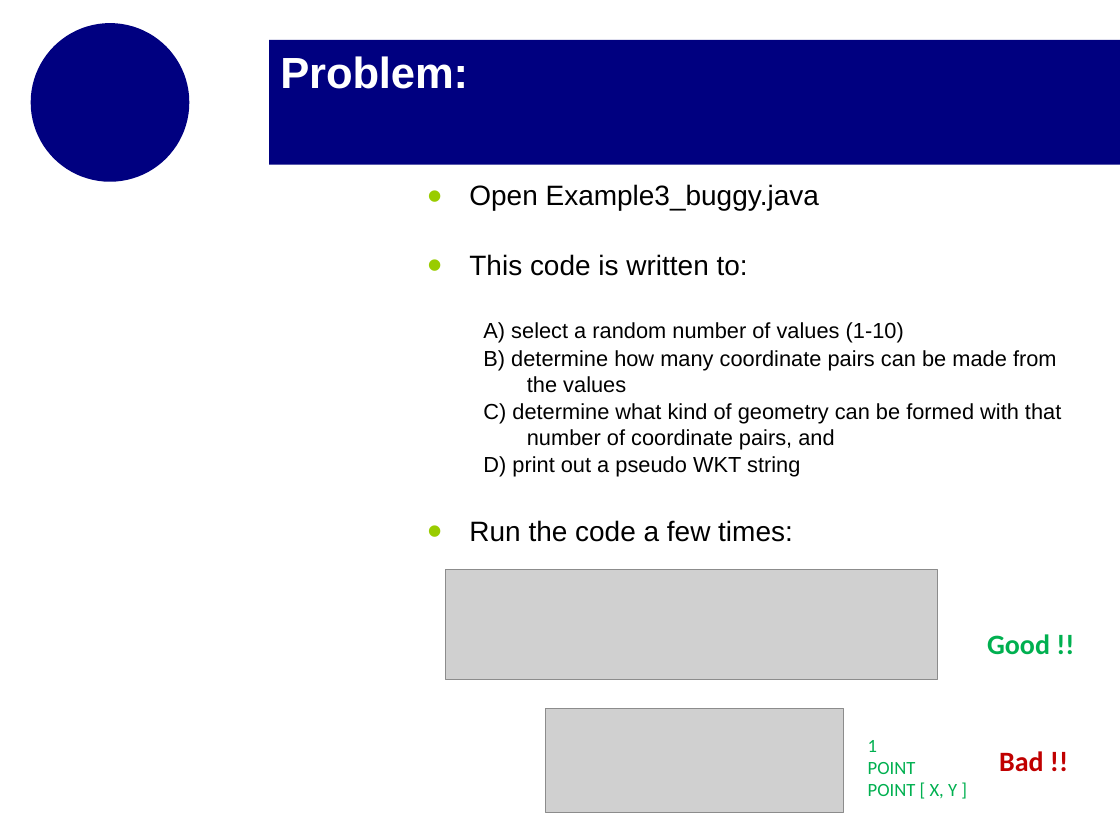
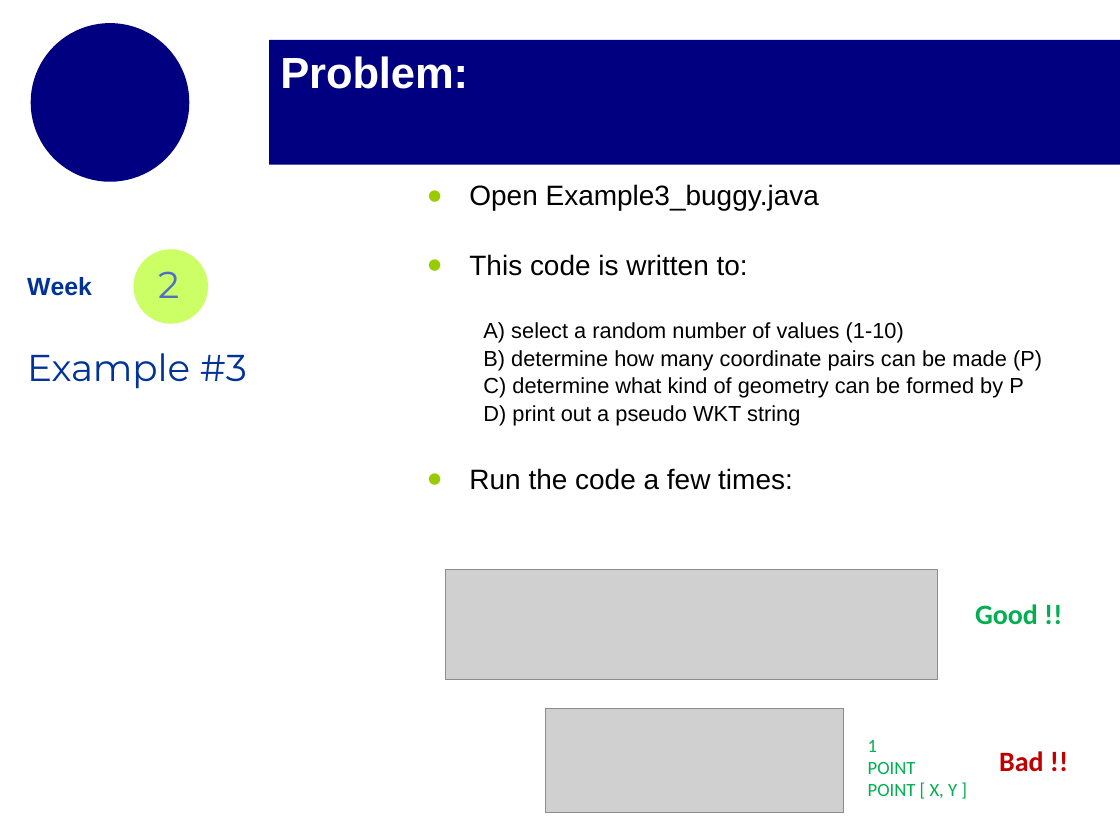
Before and after one commit to mikejohnson51/geog178_2019, a slide deck: slide 25 of section_slides/week2_section_slides_2.pptx. Drawn at 1120x840 pixels with LibreOffice and Linux fonts; fonts in the diff are those of the drawing; grey boxes stand for pictures; background and template pictures are left out. Boxes give left, top, right and bottom in pixels: in the first picture for what was removed or moved away, otherwise in the second. Text is boxed around its words. In the diff, an @@ line names an element or a change of style, - is before the commit and + after.

Commit message:
final update for week 2

```diff
--- a/section_slides/week2_section_slides_2.pptx
+++ b/section_slides/week2_section_slides_2.pptx
@@ freeform shape added at bbox=[133, 249, 208, 324], fill #CCFF66 @@
@@ text added at bbox=[27, 277, 92, 296], 16 pt, text #003399, bold @@
+Week
@@ text added at bbox=[158, 271, 179, 298], 24 pt, text #4E6EC8 @@
+2
@@ text added at bbox=[27, 353, 247, 389], 24 pt, text #003399 @@
+Example #3
@@ text at bbox=[483, 350, 1042, 398]: text changed @@
-  B) determine how many coordinate pairs can be made from the values
-  C) determine what kind of geometry can be formed with that number of coordinate pairs, and
+  B) determine how many coordinate pairs can be made (P)
+  C) determine what kind of geometry can be formed by P
@@ text "Good !!": place and size @@
-text "Good !!" at bbox=[987, 634, 1050, 655]
+text "Good !!" at bbox=[975, 604, 1038, 625]
```
Also in this commit, not shown: 26 other slides changed, 1 slide added, 3 other files.
